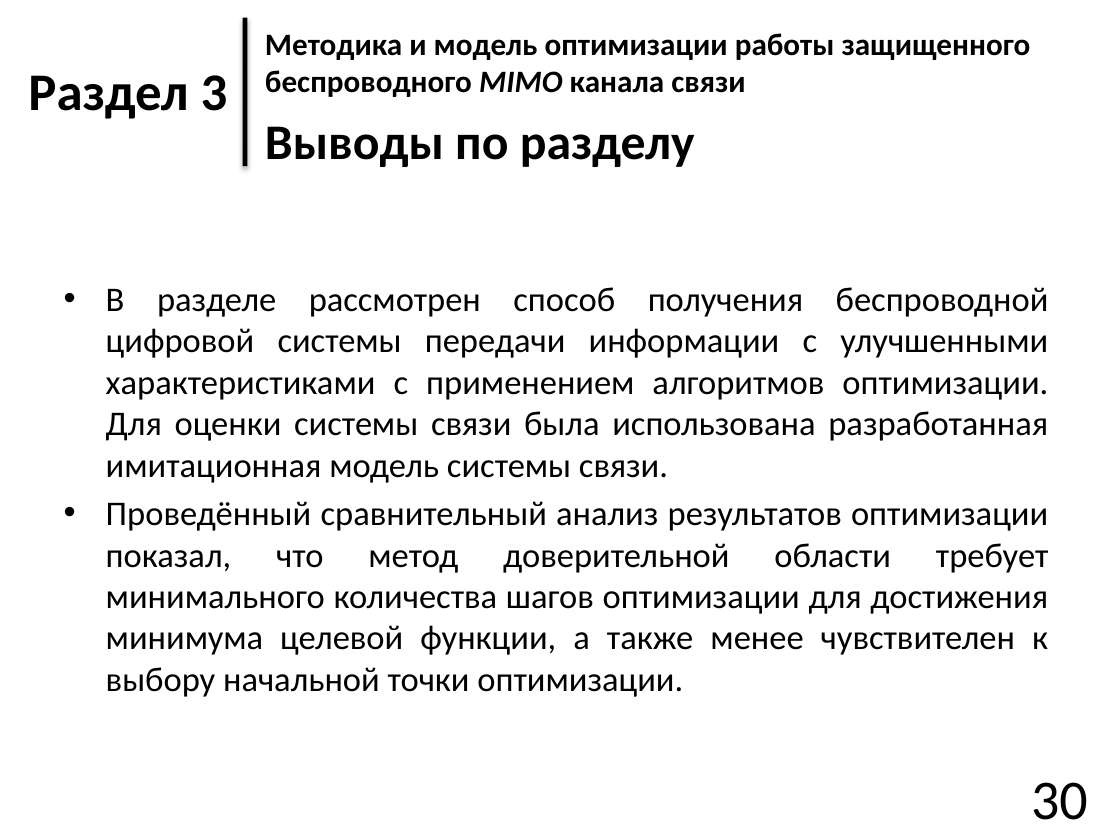
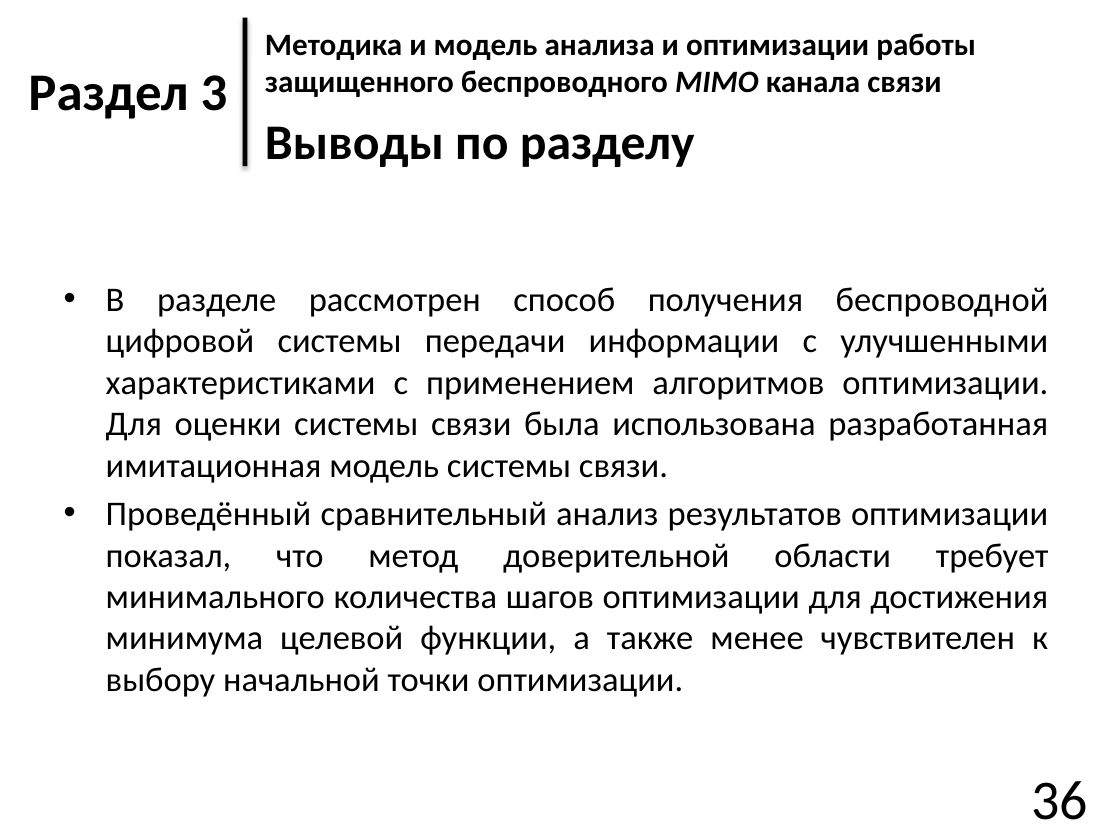
Before and after one commit to Teivaz/diss, a slide deck: slide 36 of Presentation/Презентация_8.pptx (slide 30 before the commit). Drawn at 1120x840 pixels with LibreOffice and Linux fonts; fonts in the diff are those of the drawing. Boxes give left, top, right and bottom in pixels: in the first picture for what was removed or moved away, otherwise in the second. Text is boxed around its words. In the diff, an @@ line names an element or a change of style, - is before the commit and + after.

```diff
--- a/Presentation/Презентация_8.pptx
+++ b/Presentation/Презентация_8.pptx
@@ text at (x1=265, y1=33, x2=976, y2=97): text changed @@
-Методика и модель оптимизации работы защищенного беспроводного MIMO канала связи
+Методика и модель анализа и оптимизации работы защищенного беспроводного MIMO канала связи
@@ page number at (x1=1031, y1=781, x2=1088, y2=820): text changed @@
-30
+36
```
Also in this commit, not shown: 5 other slides changed, 9 slides added, 17 other files.
